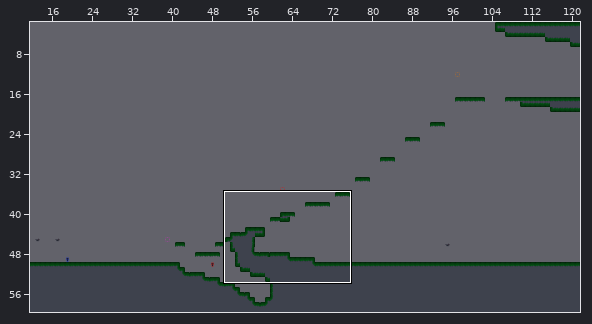
A Tiled map gets an edit: tiled prj/2.tmx. The picture above shows the old version from afar; the outline marks the close-up.
Close-up. Old version:
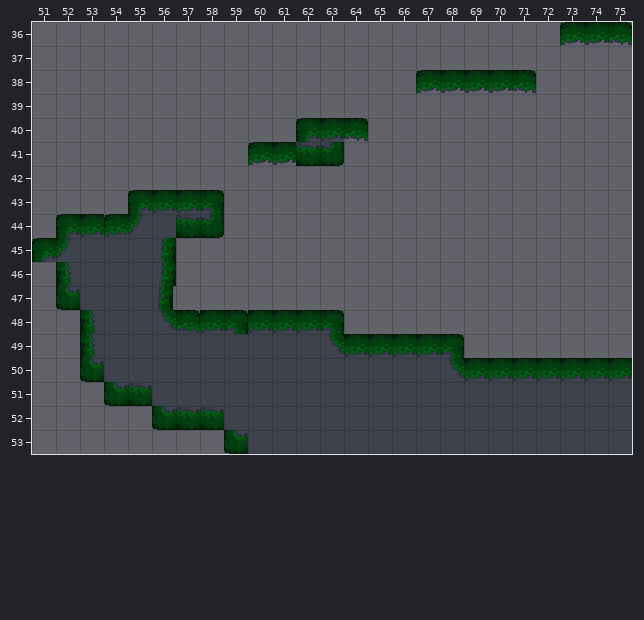
Cells are 16x16 px. Shown: x 51..75, y 36..53. The commit also changed other parts of the map, which this record leaves out. Tiles whose own drawing changed are shown in their newer look in all pictures. The old version is drawn lined up with the new one.
Now the later version:
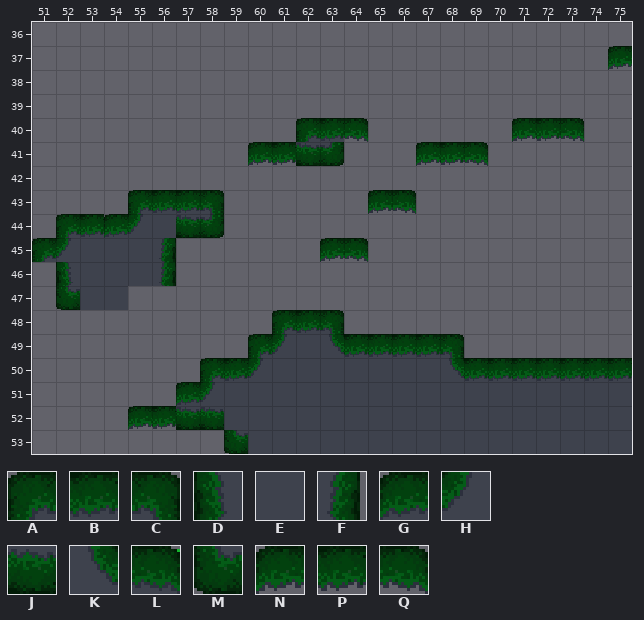
Key: from "tileset": A 0, B 1, C 2, D 3, E 4, F 5, G 6, H 7, J 8, K 9, L 10, M 11, N 12, P 13, Q 14.
_ is an empty cell.
Difference:
map size 350x70 -> 350x60 cells (old content now starts at 0,-10; both pictures use the new coordinates)
Layer "Tile Layer 1":
The author changed tile B to tile A in row 48 at x 61.
The author changed tile E to tile A in row 49 at x 60; in row 50 at x 58.
The author changed tile E to tile B in row 50 at x 59.
The author changed tile E to tile G in row 51 at x 57.
The author changed tile E to tile H in row 49 at x 61; in row 50 at x 60; in row 51 at x 58.
Tile N now appears in row 37 at x 75; in row 40 at x 71; in row 41 at x 67; in row 43 at x 65; in row 45 at x 63; in row 52 at x 55.
The author changed tile M to tile P in row 52 at x 56.
Tile P now appears in row 40 at x 72; in row 41 at x 68.
Tile Q now appears in row 40 at x 73; in row 41 at x 69; in row 43 at x 66; in row 45 at x 64.
Tile B is removed in row 48 at x 58 and 60.
Tile C is removed in row 48 at x 59.
Tile D is removed in rows 48 to 49 at x 53.
Tile E is removed in row 47 at x 55; in row 48 at x 54 to 55; in row 49 at x 54 to 59; in row 50 at x 54 to 57; in row 51 at x 56.
Tile F is removed in row 47 at x 56.
Tile J is removed in row 51 at x 55.
Tile K is removed in row 48 at x 56.
Tile L is removed in row 48 at x 57.
Tile M is removed in row 50 at x 53; in row 51 at x 54.
Tile N is removed in row 36 at x 73; in row 38 at x 67.
Tile P is removed in row 36 at x 74; in row 38 at x 68 to 70.
Tile Q is removed in row 36 at x 75; in row 38 at x 71.
Pixel boxes of the changes (left, top, right, bottom) in both close-ups:
changed: (560, 22, 632, 70)
removed: (416, 70, 536, 94)
added: (512, 118, 584, 142)
added: (416, 142, 488, 166)
added: (368, 190, 416, 214)
added: (320, 238, 368, 262)
changed: (80, 286, 296, 430)
